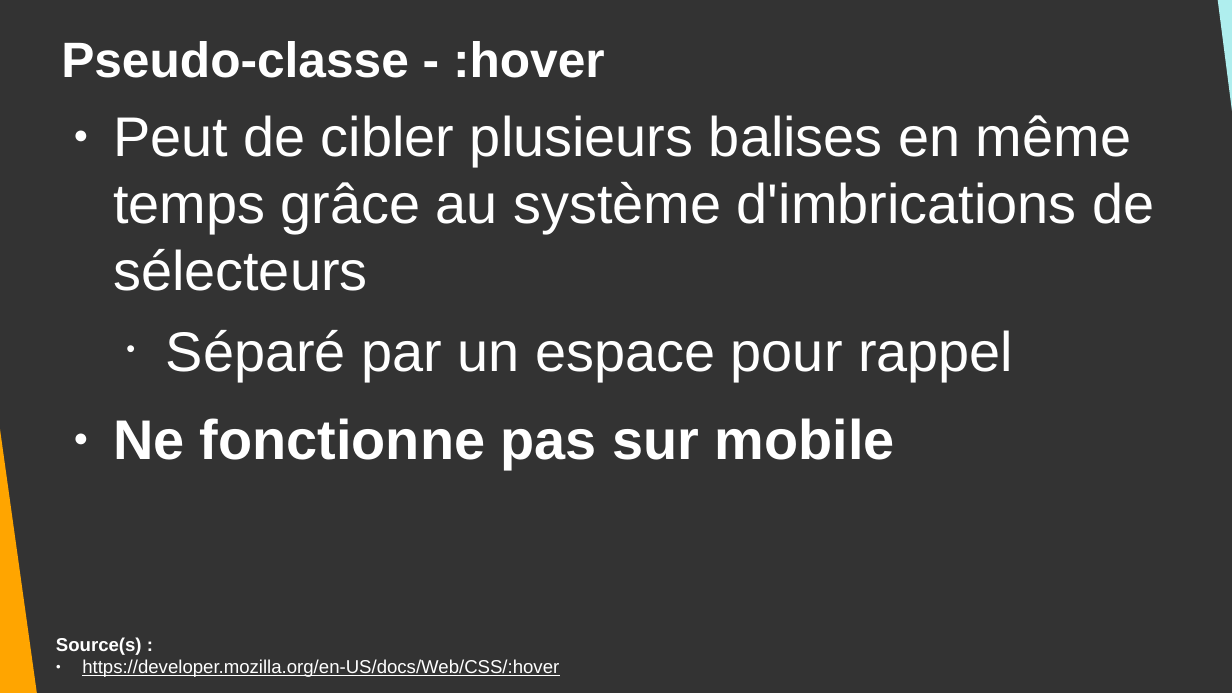
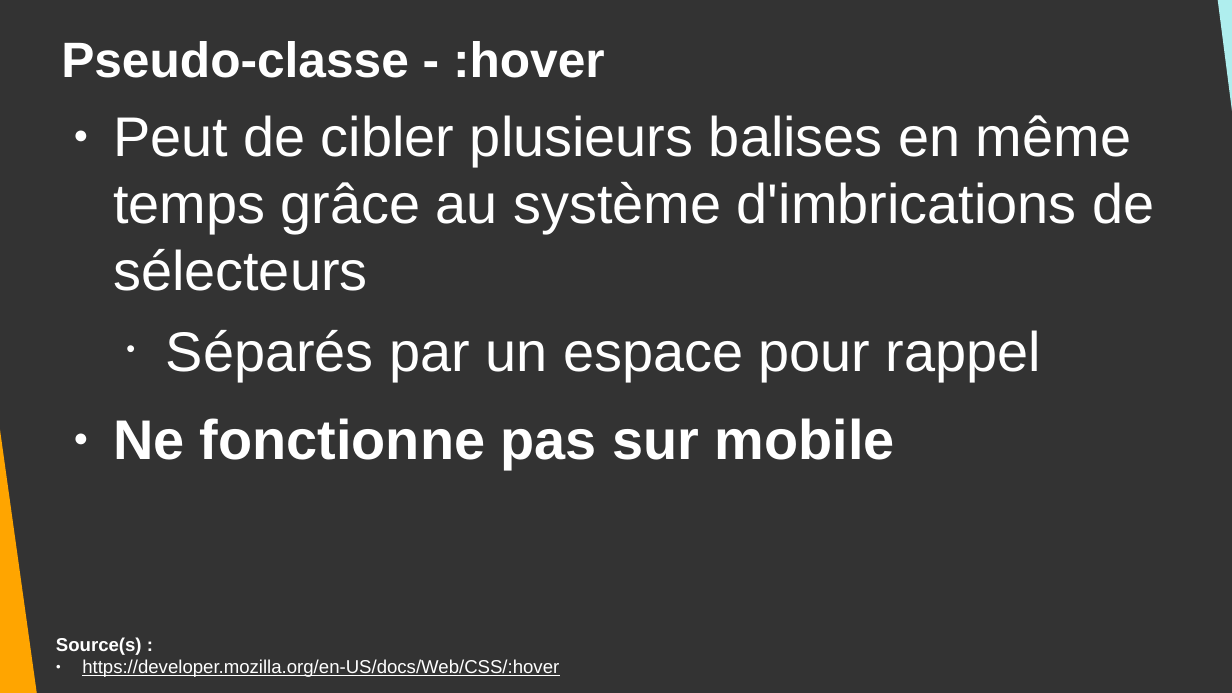
Before and after one commit to DanYellow/cours, a slide deck: slide 13 of integration-web-s2/travaux-pratiques/numero-2/presentation.odp. Drawn at 1232x693 pixels with LibreOffice and Linux fonts; fonts in the diff are those of the drawing. Boxes give left, top, right and bottom in pixels: in the first picture for what was removed or moved away, otherwise in the second. Text is boxed around its words. In the diff, an @@ line names an element or a change of style, - is before the commit and + after.

```diff
--- a/integration-web-s2/travaux-pratiques/numero-2/presentation.odp
+++ b/integration-web-s2/travaux-pratiques/numero-2/presentation.odp
@@ text at box(166, 330, 1041, 380): text changed @@
-  • Séparé par un espace pour rappel
+  • Séparés par un espace pour rappel
```
Also in this commit, not shown: 2 other slides changed, 3 slides added, 1 slide removed, 3 other files.
